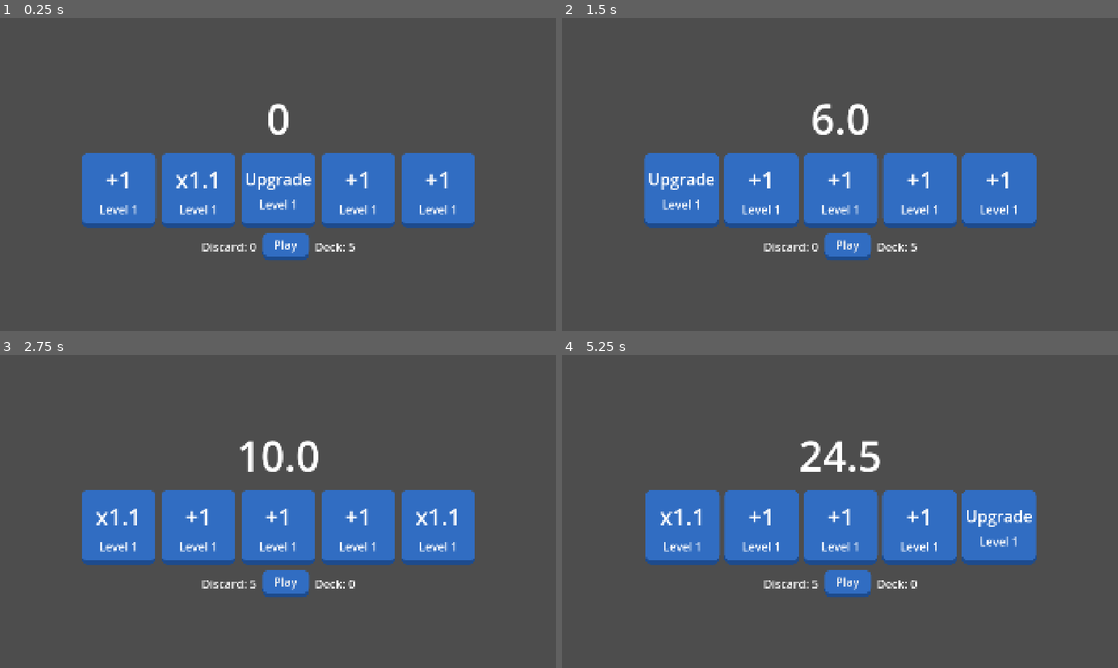
Above: before the commit, frames 1-4 (two rows, left to right).
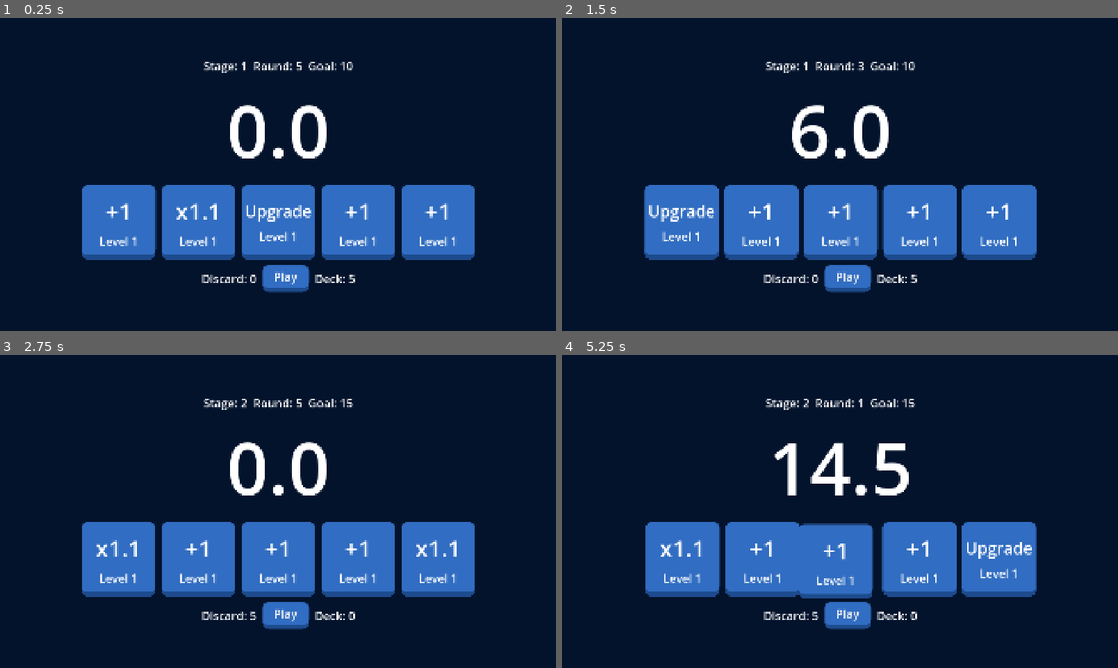
Above: after the commit, the same moments.

Repository: billyhawkes/card-game
Game: Godot game, scene res://scenes/game.tscn
Same seed, same stepped clock (60 frames per second), same inputs: the game is played once before the commit and once after it.
Inputs (mouse positions are in pixels of both pictures, inside the frame that each line leads up to):
- Up to frame 1 (0.25 s): no input
- Up to frame 2 (1.5 s): click "Play" at 0.5 s; click "Play" at 1.25 s
- Up to frame 3 (2.75 s): click "Play" at 2 s
- Up to frame 4 (5.25 s): tap Enter at 2.75, 4.25 s; move the mouse to (962, 495) at 2.77 s; press the mouse at (962, 495) at 2.78 s; tap Space at 3.5, 5 s; move the mouse to (728, 527) at 3.52 s; release the mouse at (728, 527) at 3.53 s; click (728, 527) at 3.6 s; move the mouse to (895, 442) at 4.27 s; press the mouse at (895, 442) at 4.28 s; move the mouse to (812, 574) at 5.02 s; release the mouse at (812, 574) at 5.03 s; click (812, 574) at 5.1 s

The runs differ from the first frame. In frame 1, 93% of the frame differs, in the area x 0-100%, y 0-100%; in frame 2, 92%; in frame 3, 92%; in frame 4, 92%.
Error in both runs: Attempt to call function 'upgrade_card' in base 'null instance' on a null instance. (res://scenes/card.gd:76)

Commit message:
feat: rounds, stages, refactoring and labels

Diff:
--- a/project.godot
+++ b/project.godot
@@ -41,3 +41,4 @@
 
 renderer/rendering_method="gl_compatibility"
 renderer/rendering_method.mobile="gl_compatibility"
+environment/defaults/default_clear_color=Color(0.0142541, 0.0764721, 0.173951, 1)
--- a/scenes/card_manager.gd
+++ b/scenes/card_manager.gd
@@ -1,5 +1,7 @@
 extends Node2D
 
+
+# Card Management
 var cards: Array[Card] = []
 var deck: Array[int] = []
 var discard: Array[int] = []
@@ -7,7 +9,6 @@
 
 @onready var hand_container: Container = %HandContainer
 const CARD = preload("res://scenes/card.tscn")
-@onready var points_label: Label = %PointsLabel
 @onready var discard_label: Label = %DiscardLabel
 @onready var deck_label: Label = %DeckLabel
 
@@ -64,20 +65,13 @@
 		"Hand: ", hand, "\n",
 	)
 
+func calculate_hand() -> float:
+	var cards = hand_container.get_children()
+	var score: float = 0.0
+	for card in cards:
+		score = card.card_action(score)
+	return score
+
 func upgrade_card(id: int) -> void:
 	print("UPGRADE")
 	cards[id].level += 1
-
-# ROUND MANAGEMENT
-
-var round := 1
-var num_hands := 5
-var points := 0.0
-var round_goal := 100
-
-func _on_play_button_pressed() -> void:
-	var score = hand_container.calculate_hand()
-	round += 1
-	points += score
-	points_label.text = str(points)
-	refresh_hand()
--- a/scenes/game.tscn
+++ b/scenes/game.tscn
@@ -1,8 +1,9 @@
-[gd_scene load_steps=4 format=3 uid="uid://b8upd5s60o0j6"]
+[gd_scene load_steps=5 format=3 uid="uid://b8upd5s60o0j6"]
 
 [ext_resource type="Script" uid="uid://cxltchabywlpj" path="res://scenes/game.gd" id="1_uwrxv"]
 [ext_resource type="Script" uid="uid://8v4qgb0qyjo0" path="res://scenes/card_manager.gd" id="2_lnu2h"]
 [ext_resource type="Script" uid="uid://dq1ffuvjirpbu" path="res://scenes/hand_container.gd" id="2_yqjtg"]
+[ext_resource type="Script" uid="uid://dgo3xywqbxe0q" path="res://scenes/round_manager.gd" id="3_lbhrr"]
 
 [node name="Game" type="Node2D"]
 script = ExtResource("1_uwrxv")
@@ -10,6 +11,10 @@
 [node name="CardManager" type="Node2D" parent="."]
 unique_name_in_owner = true
 script = ExtResource("2_lnu2h")
+
+[node name="RoundManager" type="Node2D" parent="."]
+unique_name_in_owner = true
+script = ExtResource("3_lbhrr")
 
 [node name="CanvasLayer" type="CanvasLayer" parent="."]
 
@@ -27,11 +32,30 @@
 grow_vertical = 2
 theme_override_constants/separation = 20
 
+[node name="HBoxContainer2" type="HBoxContainer" parent="CanvasLayer/VBoxContainer"]
+layout_mode = 2
+size_flags_horizontal = 4
+
+[node name="StageLabel" type="Label" parent="CanvasLayer/VBoxContainer/HBoxContainer2"]
+unique_name_in_owner = true
+layout_mode = 2
+
+[node name="RoundLabel" type="Label" parent="CanvasLayer/VBoxContainer/HBoxContainer2"]
+unique_name_in_owner = true
+layout_mode = 2
+size_flags_horizontal = 4
+text = "Round: 1"
+
+[node name="GoalLabel" type="Label" parent="CanvasLayer/VBoxContainer/HBoxContainer2"]
+unique_name_in_owner = true
+layout_mode = 2
+text = "Goal: 10"
+
 [node name="PointsLabel" type="Label" parent="CanvasLayer/VBoxContainer"]
 unique_name_in_owner = true
 layout_mode = 2
 size_flags_horizontal = 4
-theme_override_font_sizes/font_size = 144
+theme_override_font_sizes/font_size = 250
 text = "0"
 
 [node name="HandContainer" type="Container" parent="CanvasLayer/VBoxContainer"]
@@ -61,4 +85,5 @@
 layout_mode = 2
 text = "Deck:"
 
-[connection signal="pressed" from="CanvasLayer/VBoxContainer/HBoxContainer/PlayButton" to="CardManager" method="_on_play_button_pressed"]
+[connection signal="end_game" from="RoundManager" to="." method="_on_round_manager_end_game"]
+[connection signal="pressed" from="CanvasLayer/VBoxContainer/HBoxContainer/PlayButton" to="RoundManager" method="_on_play_button_pressed"]
--- a/scenes/hand_container.gd
+++ b/scenes/hand_container.gd
@@ -32,10 +32,3 @@
 				closest_distance = distance
 				closest_index = index
 	return closest_index
-
-func calculate_hand() -> float:
-	var cards = get_children()
-	var score: float = 0.0
-	for card in cards:
-		score = card.card_action(score)
-	return score
--- /dev/null
+++ b/scenes/round_manager.gd
@@ -0,0 +1,40 @@
+extends Node2D
+
+signal end_game
+
+# ROUND MANAGEMENT
+@onready var round_label: Label = %RoundLabel
+@onready var points_label: Label = %PointsLabel
+@onready var goal_label: Label = %GoalLabel
+@onready var card_manager: Node2D = %CardManager
+@onready var stage_label: Label = %StageLabel
+
+var stage := 1
+var max_rounds := 5
+var round := max_rounds
+var points := 0.0
+var points_goal := 10
+
+func render_labels():
+	round_label.text = "Round: " + str(round)
+	points_label.text = str(points)
+	goal_label.text = "Goal: " + str(points_goal)
+	stage_label.text = "Stage: " + str(stage)
+
+func _on_play_button_pressed() -> void:
+	var score = card_manager.calculate_hand()
+	round -= 1
+	points += score
+	if points >= points_goal:
+		points = 0
+		points_goal = points_goal * 1.5
+		round = max_rounds
+		stage += 1
+	elif round == 0:
+		end_game.emit()
+
+	card_manager.refresh_hand()
+	render_labels()
+
+func _ready() -> void:
+	render_labels()
Not shown, added: scenes/round_manager.gd.uid
